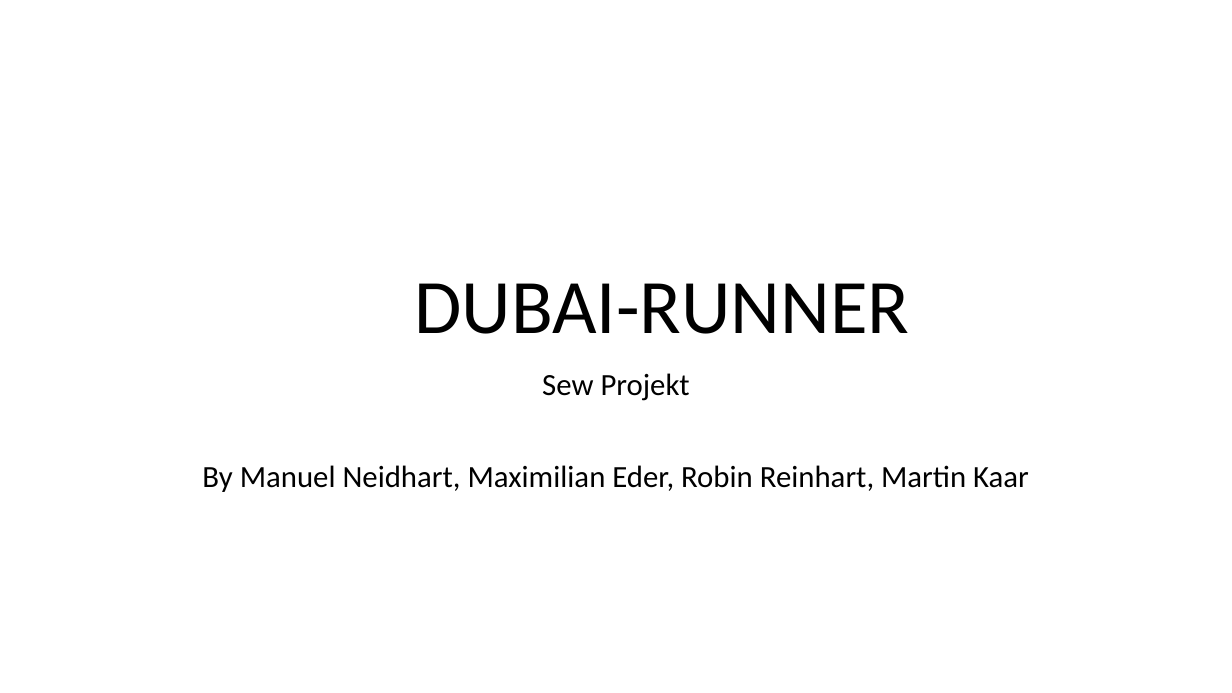
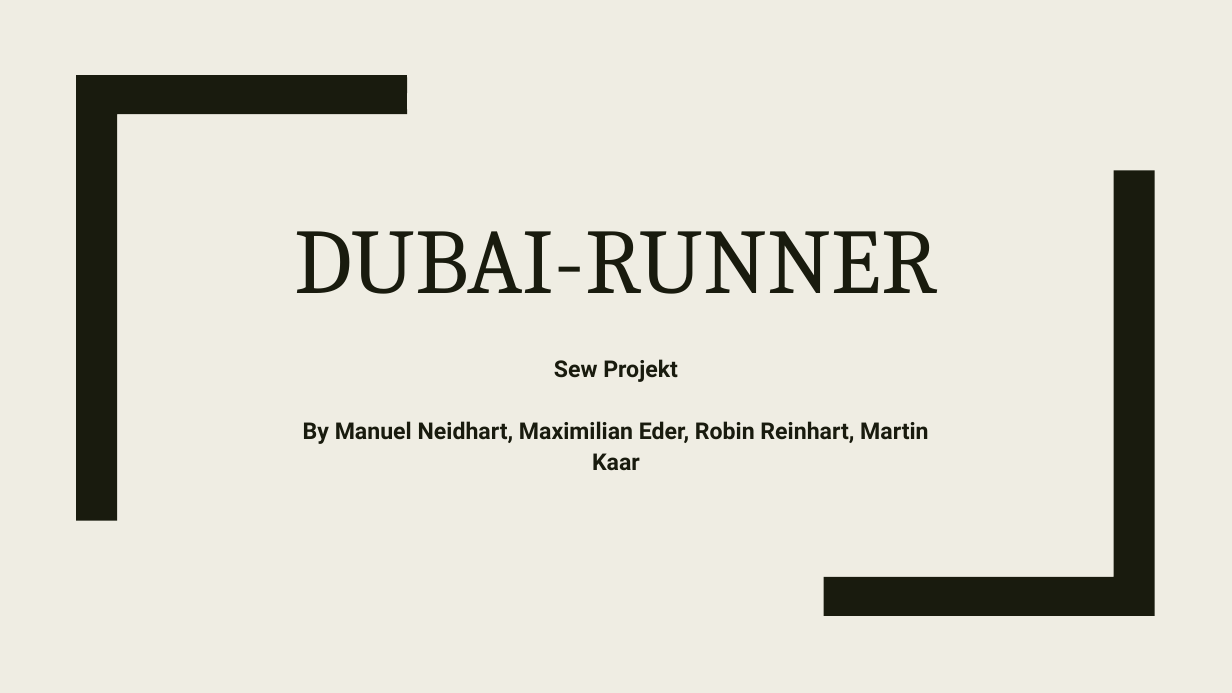
Before and after one commit to ReinhartRobin/Dubai-Runner, a slide deck: slide 1 of Sew_Projekt.pptx. Drawn at 1232x693 pixels with LibreOffice and Linux fonts; fonts in the diff are those of the drawing. Boxes give left, top, right and bottom in pixels: in the first picture for what was removed or moved away, otherwise in the second. Text is boxed around its words. In the diff, an @@ line names an element or a change of style, - is before the commit and + after.

Commit message:
Added Powerpoint

```diff
--- a/Sew_Projekt.pptx
+++ b/Sew_Projekt.pptx
@@ background #FFFFFF to #EFEDE3 @@
@@ freeform shape added at [76, 75, 407, 520], fill #191B0E @@
@@ title "DUBAI-RUNNER": place and size @@
-title "DUBAI-RUNNER" at [414, 283, 909, 334]
+title "DUBAI-RUNNER" at [294, 231, 938, 294]
@@ title "DUBAI-RUNNER" at [294, 231, 938, 294]: size 60 to 72 pt, font Calibri to Cambria, text colour #000000 to #191B0E; line spacing 0.9 to 0.89 @@
@@ freeform shape added at [824, 170, 1155, 616], fill #191B0E @@
@@ subtitle "Sew Projekt": place and size @@
-subtitle "Sew Projekt" at [202, 373, 1029, 492]
+subtitle "Sew Projekt" at [303, 359, 928, 471]
@@ subtitle "Sew Projekt" at [303, 359, 928, 471]: size 24 to 18 pt, font Calibri to Roboto, text colour #000000 to #191B0E, bold on; line spacing 0.9 to 1.12; less space between paragraphs @@
```
Also in this commit, not shown: 7 slides added, 6 slides removed.
